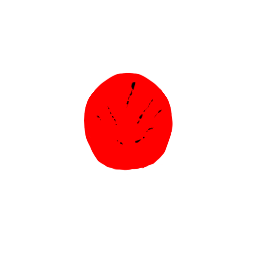
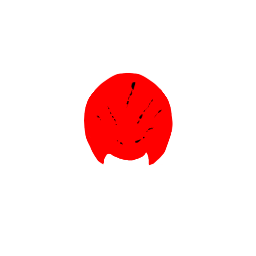
Revision of a layered 256×256 image; what changed, layer by layer:
painted on "Paint Layer 13" over [103, 152, 149, 171]
painted on "Paint Layer 6 Merged" (2nd of 2, in "Starbeast_Average_Normal_North") over [103, 152, 149, 171]
painted on "Paint Layer 11" over [103, 152, 149, 171]
painted on "Paint Layer 10" over [103, 152, 149, 171]
painted on "Paint Layer 9" (2nd of 2, in "Starbeast_Average_Normal_North") over [103, 152, 149, 171]
painted on "Paint Layer 8" (2nd of 2, in "Starbeast_Average_Normal_North") over [103, 152, 149, 171]
